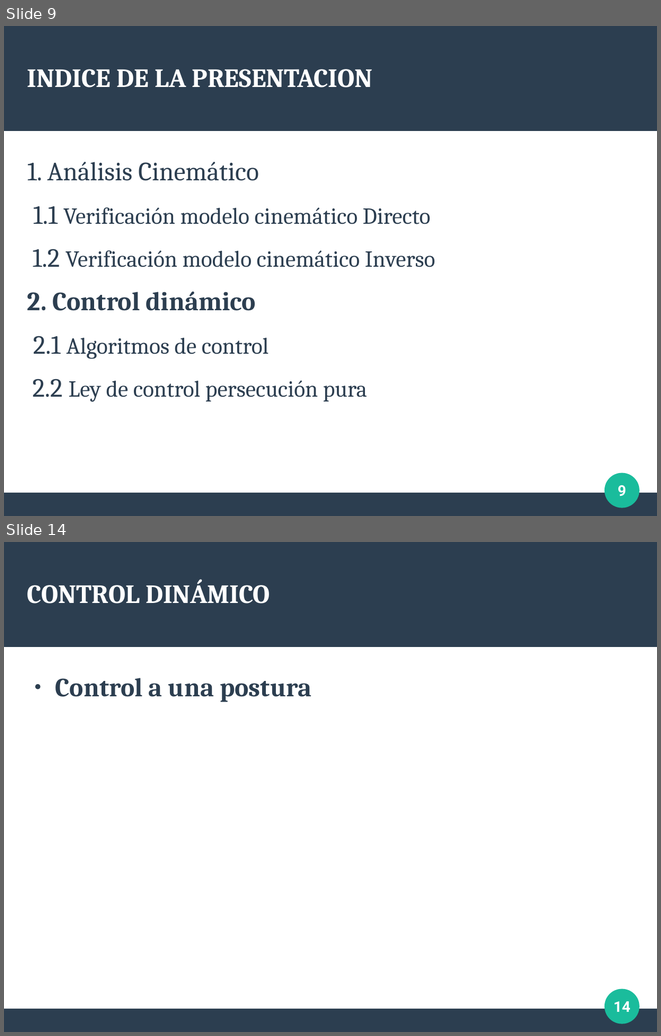
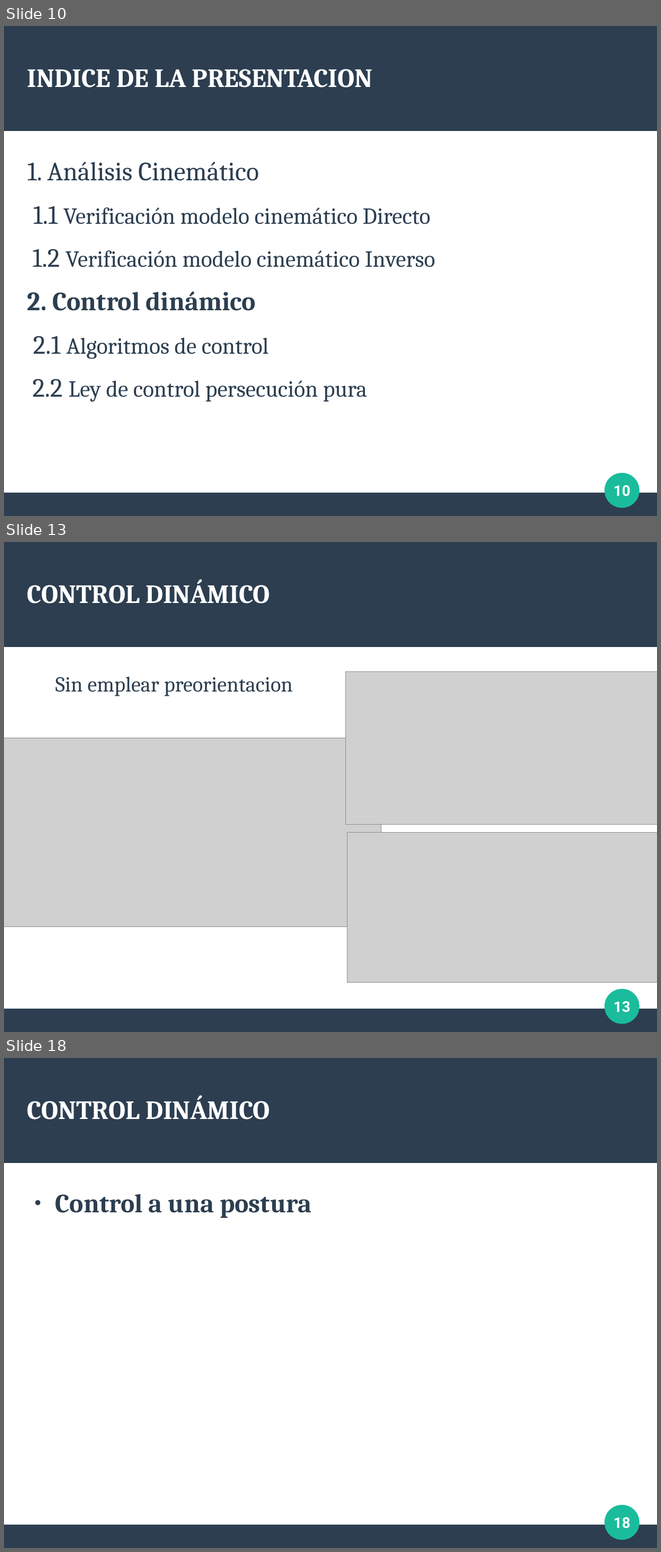
Before and after one commit to Arrivederccimamasita/Synchro_Drive_CyPR, a slide deck: Presentacion_defensa/defensa.odp. Shown one above the other, each under a label of ours: slides 9 and 14 before the commit, slides 10, 13 and 18 after it; the slides between them are not shown. The pictures are 661x1036 and 661x1552 pixels, drawn with LibreOffice and Linux fonts; fonts in the diff are those of the drawing; grey boxes stand for pictures. Boxes give left, top, right and bottom in pixels: in the first picture for what was removed or moved away, otherwise in the second. Text is boxed around its words. In the diff, an @@ line names an element or a change of style, - is before the commit and + after.

```diff
--- a/Presentacion_defensa/defensa.odp
+++ b/Presentacion_defensa/defensa.odp
@@ slide 13 added at <box>4,542,657,1032</box>, background #FFFFFF; not listed: 3 template elements that a slide beside it also shows @@
@@ title added at <box>27,579,270,603</box>, 32 pt, text #FFFFFF, bold @@
+CONTROL DINÁMICO
@@ text added at <box>55,677,293,696</box>, 26 pt, text #2C3E50 @@
+Sin emplear preorientacion
@@ picture added at <box>346,672,657,824</box> @@
@@ picture added at <box>4,738,381,927</box> @@
@@ picture added at <box>347,832,657,982</box> @@
@@ page number added at <box>614,1001,630,1012</box>, 18 pt, text #FFFFFF, bold @@
+13
@@ what was slide 9 is now slide 10 @@
@@ page number at <box>614,485,630,496</box>: text changed @@
-9
+10
@@ what was slide 14 is now slide 18 @@
@@ page number at <box>614,1517,630,1528</box>: text changed @@
-14
+18
```
Also in this commit, not shown: 8 slides changed, 4 other slides added, 1 other file.
